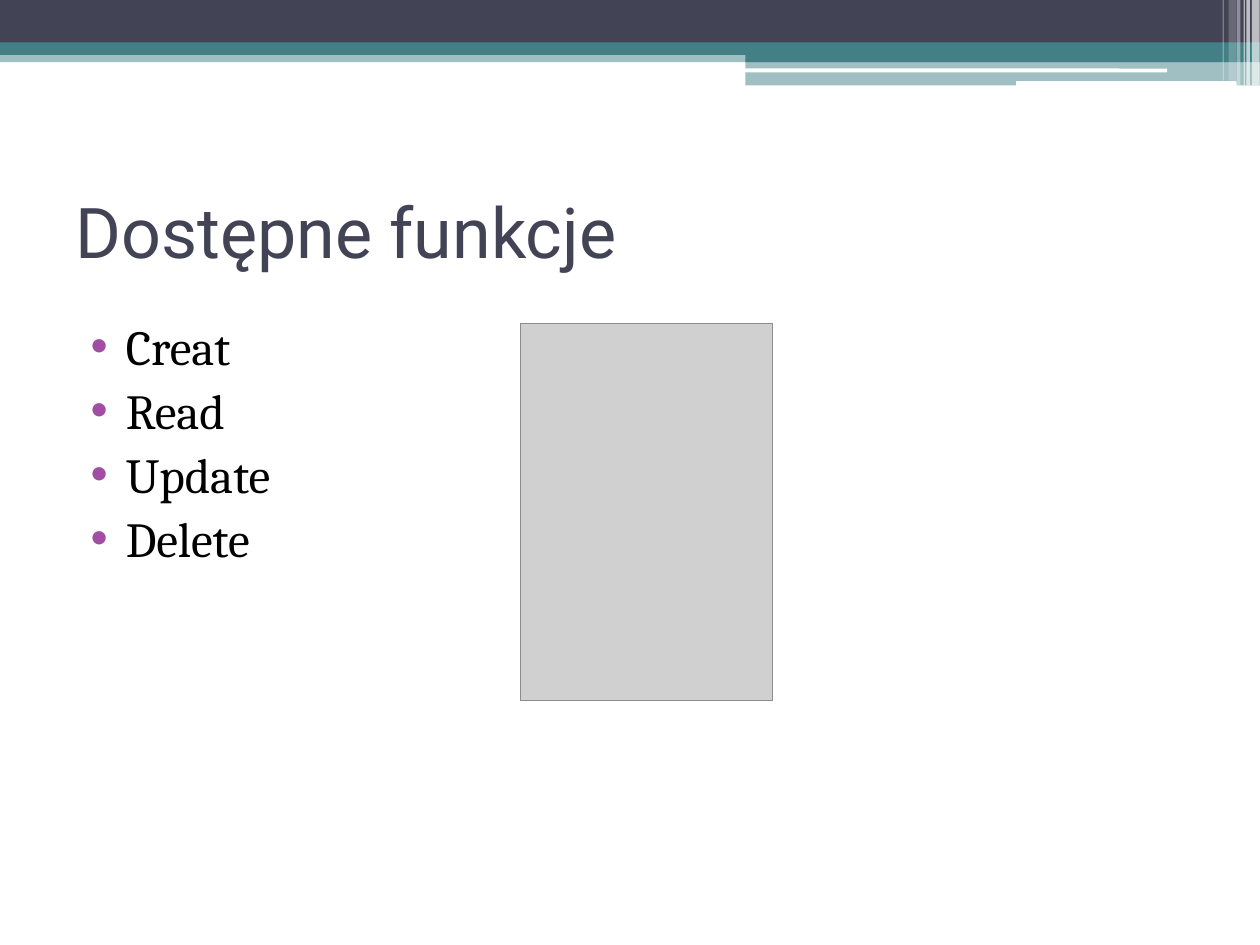
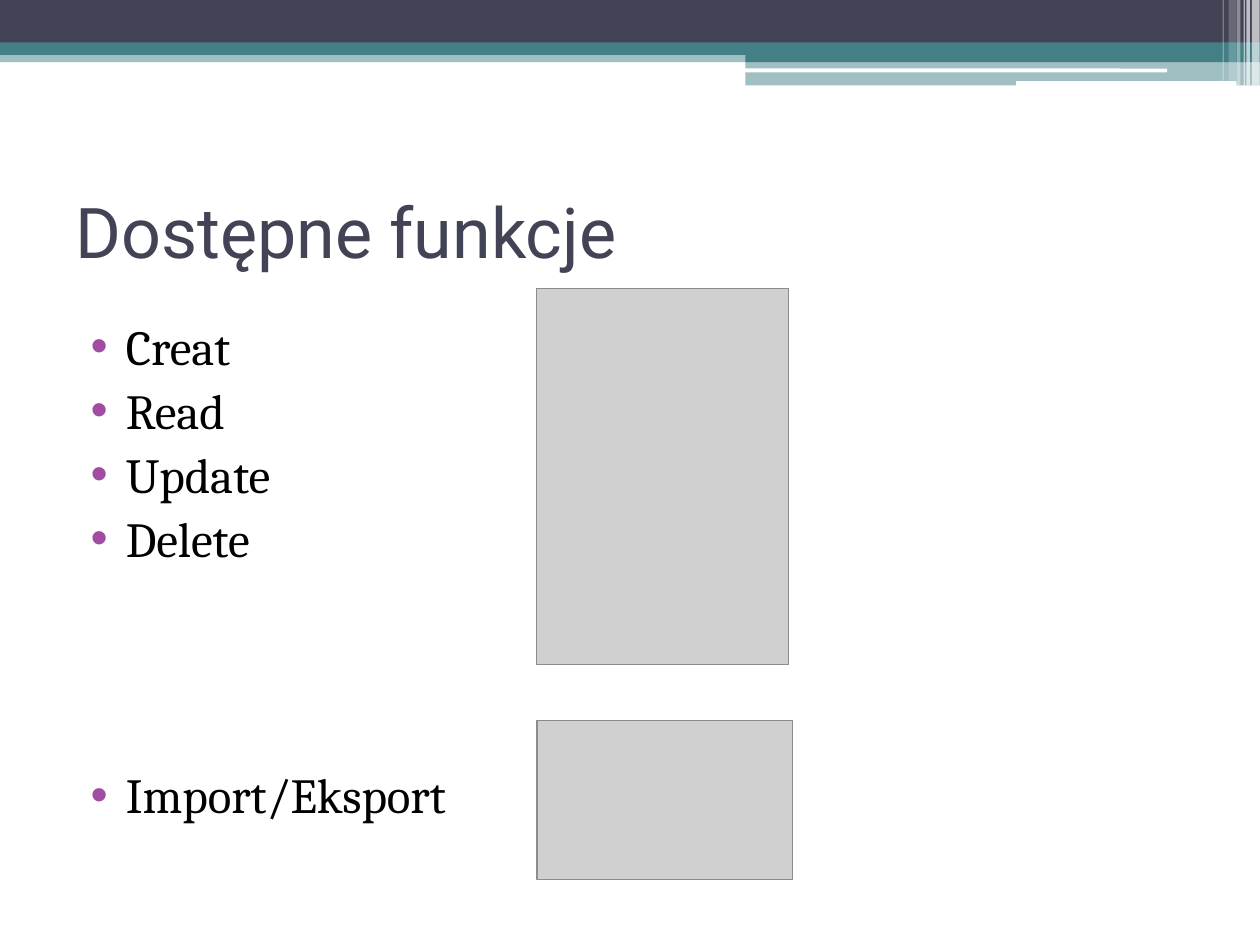
Before and after one commit to KonradMagiera/GUI-CRUD-TeamProject, a slide deck: slide 3 of IPAM-Prezentacja.pptx. Drawn at 1260x945 pixels with LibreOffice and Linux fonts; fonts in the diff are those of the drawing; grey boxes stand for pictures. Boxes give left, top, right and bottom in pixels: in the first picture for what was removed or moved away, otherwise in the second. Text is boxed around its words. In the diff, an @@ line names an element or a change of style, - is before the commit and + after.

```diff
--- a/IPAM-Prezentacja.pptx
+++ b/IPAM-Prezentacja.pptx
@@ picture: place and size @@
-picture at <box>520,324,772,701</box>
+picture at <box>537,289,789,665</box>
@@ picture added at <box>537,721,793,879</box> @@
@@ text at <box>126,779,446,824</box>: paragraph added @@
+• Import/Eksport
```
Also in this commit, not shown: 1 other slide changed, 5 slides added, 1 slide removed.
